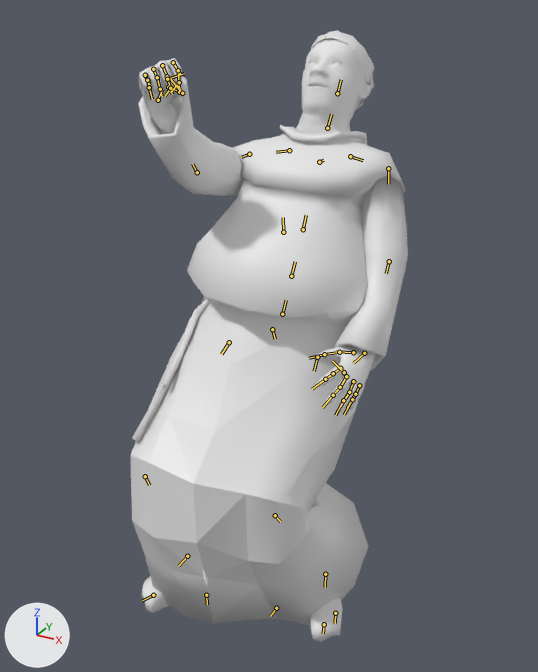
Before and after pictures for a commit that changed the Blender file assets-src/rooms/tavern/creature-clips/Monk.blend.
Before and after are seen from a camera (50 mm lens) standing at (0.434, -0.773, 0.739) and looking at (-0.007, 0.03, 0.337). The lights are fixed; the arrows at lower left show +X, +Y and +Z. The first picture is the older version. Both versions are drawn at frame 4 of the action 'SitArmWrestle'; the numbers are the values there. The bones that change, and the others that lie on the model, are drawn over the model as lines.

In view in the first picture: 'MonkSourceMesh'.
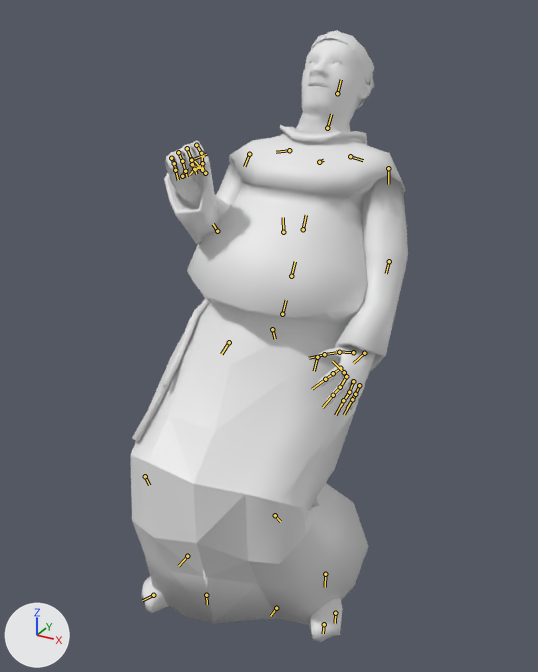
The change, as a diff of the scene's bpy script:
```diff
--- a/assets-src/rooms/tavern/creature-clips/Monk.blend.py
+++ b/assets-src/rooms/tavern/creature-clips/Monk.blend.py
@@ bone_arm_r @@
 bone_arm_r = bpy.data.objects['Monk'].pose.bones['Arm_R']  # child of 'Shoulder_R'
-bone_arm_r.rotation_quaternion = (0.873, 0.436, -0.012, 0.219)  # degrees (51, -12, 22)
+bone_arm_r.rotation_quaternion = (0.942, 0.065, -0.168, 0.282)  # degrees (2, -21, 33)
@@ bone_forearm_r @@
 bone_forearm_r = bpy.data.objects['Monk'].pose.bones['ForeArm_R']  # child of 'Arm_R'
-bone_forearm_r.rotation_quaternion = (0.995, -0.006, 0.09, -0.036)  # degrees (-1, 10, -4)
+bone_forearm_r.rotation_quaternion = (0.922, 0.354, 0.015, -0.158)  # degrees (41, 8, -16)
```

Location of each change, (x1, y1, x2, y2) in pixels of the pictures (538 x 672 px):
'MonkSourceMesh', posed: (131, 30, 408, 642) in both
bone 'Arm_R', root to tip: before (249, 154) to (241, 157); after (249, 154) to (244, 166)
bone 'ForeArm_R', root to tip: before (197, 172) to (192, 164); after (217, 231) to (213, 224)
